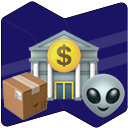
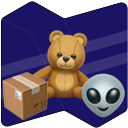
The second 128 x 128 image is a revision of the first. Changes to its layers:
renamed "🏦" to "🧸", painted on it over (28, 29, 100, 101)
